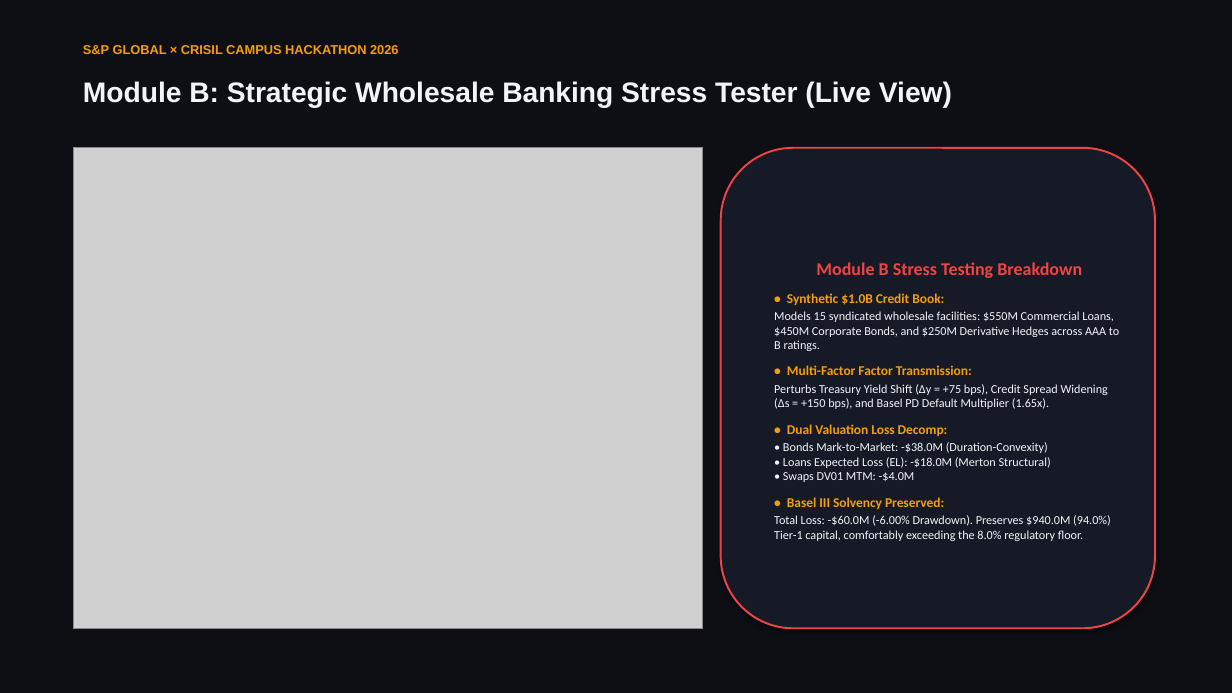
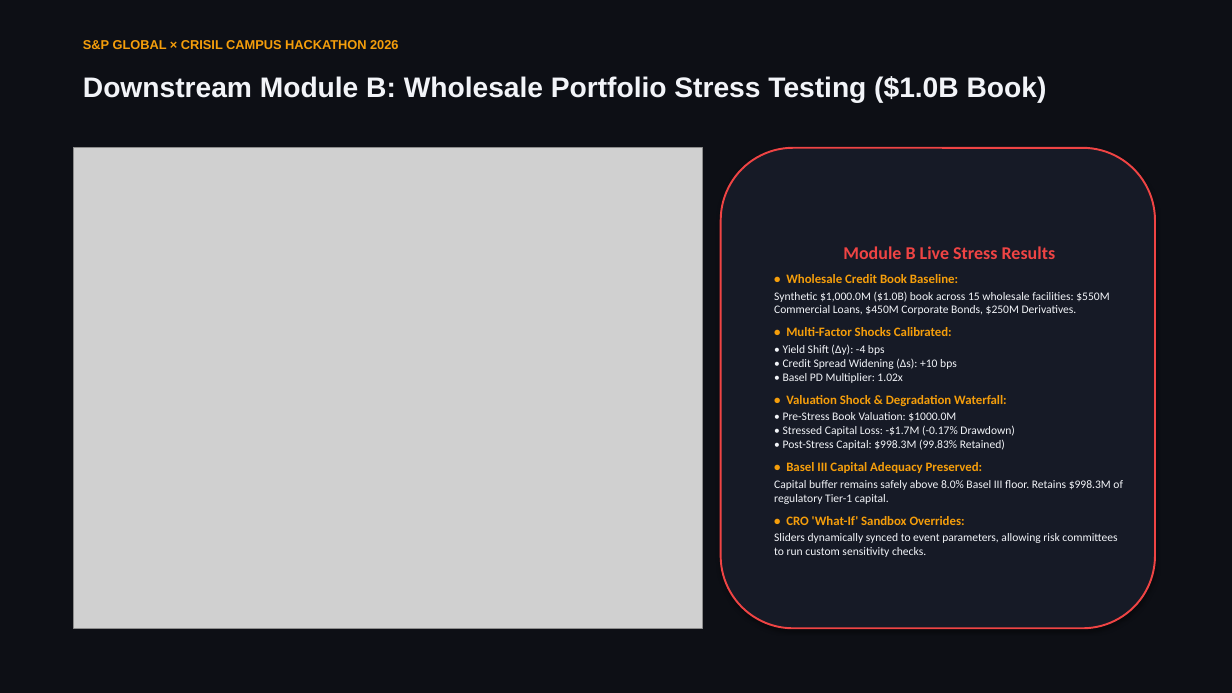
Before and after one commit to Vedant-Nalge/S-P-Crisil-Hackathon, a slide deck: slide 6 of docs/presentation.pptx. Drawn at 1232x693 pixels with LibreOffice and Linux fonts; fonts in the diff are those of the drawing; grey boxes stand for pictures. Boxes give left, top, right and bottom in pixels: in the first picture for what was removed or moved away, otherwise in the second. Text is boxed around its words. In the diff, an @@ line names an element or a change of style, - is before the commit and + after.

Commit message:
docs: add Zelenskyy geopolitical live simulation PowerPoint presentation deck with user dashboard screenshots

```diff
--- a/docs/presentation.pptx
+++ b/docs/presentation.pptx
@@ text "S&P GLOBAL × CRISIL CAMPUS ...": place and size @@
-text "S&P GLOBAL × CRISIL CAMPUS ..." at bbox=[83, 45, 398, 54]
+text "S&P GLOBAL × CRISIL CAMPUS ..." at bbox=[83, 40, 398, 49]
@@ text at bbox=[83, 76, 1047, 103]: text changed @@
-Module B: Strategic Wholesale Banking Stress Tester (Live View)
+Downstream Module B: Wholesale Portfolio Stress Testing ($1.0B Book)
@@ text in rounded rectangle at bbox=[774, 246, 1123, 557]: text changed; size 9.5 to 9 pt @@
-Module B Stress Testing Breakdown
-• Synthetic $1.0B Credit Book:
-Models 15 syndicated wholesale facilities: $550M Commercial Loans, $450M Corporate Bonds, and $250M Derivative Hedges across AAA to B ratings.
-• Multi-Factor Factor Transmission:
-Perturbs Treasury Yield Shift (Δy = +75 bps), Credit Spread Widening (Δs = +150 bps), and Basel PD Default Multiplier (1.65x).
-• Dual Valuation Loss Decomp:
-• Bonds Mark-to-Market: -$38.0M (Duration-Convexity)
-• Loans Expected Loss (EL): -$18.0M (Merton Structural)
-• Swaps DV01 MTM: -$4.0M
-• Basel III Solvency Preserved:
-Total Loss: -$60.0M (-6.00% Drawdown). Preserves $940.0M (94.0%) Tier-1 capital, comfortably exceeding the 8.0% regulatory floor.
+Module B Live Stress Results
+• Wholesale Credit Book Baseline:
+Synthetic $1,000.0M ($1.0B) book across 15 wholesale facilities: $550M Commercial Loans, $450M Corporate Bonds, $250M Derivatives.
+• Multi-Factor Shocks Calibrated:
+• Yield Shift (Δy): -4 bps
+• Credit Spread Widening (Δs): +10 bps
+• Basel PD Multiplier: 1.02x
+• Valuation Shock & Degradation Waterfall:
+• Pre-Stress Book Valuation: $1000.0M
+• Stressed Capital Loss: -$1.7M (-0.17% Drawdown)
+• Post-Stress Capital: $998.3M (99.83% Retained)
+• Basel III Capital Adequacy Preserved:
+Capital buffer remains safely above 8.0% Basel III floor. Retains $998.3M of regulatory Tier-1 capital.
+• CRO 'What-If' Sandbox Overrides:
+Sliders dynamically synced to event parameters, allowing risk committees to run custom sensitivity checks.
```
Also in this commit, not shown: 6 other slides changed, 6 other files.
